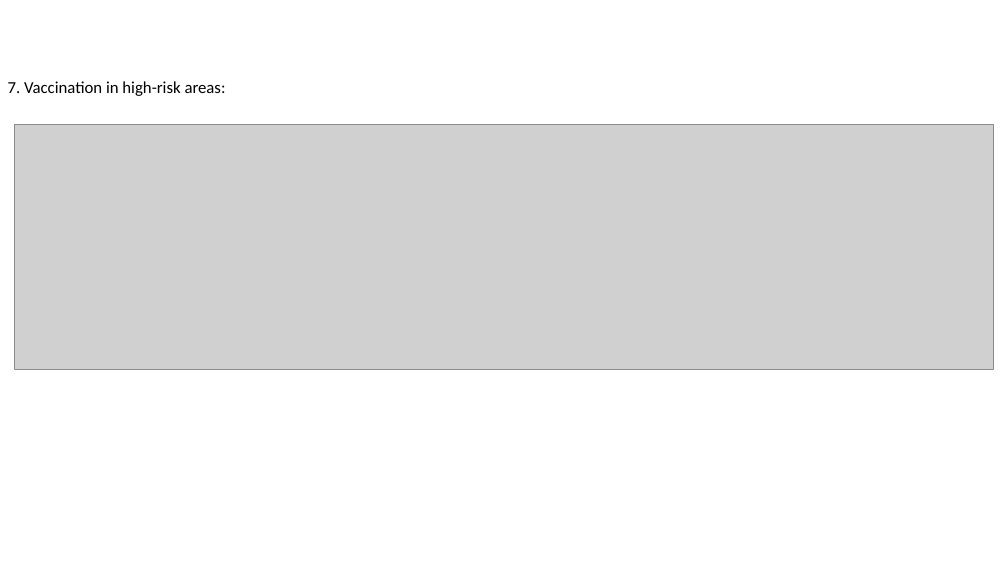
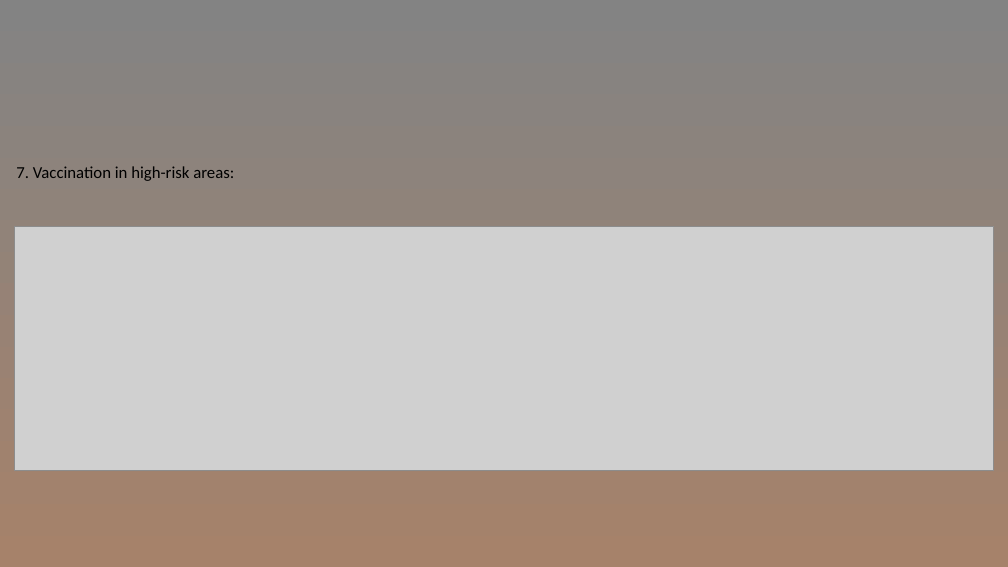
Before and after one commit to ProgrammingWithCybineer/Project_2, a slide deck: slide 10 of Project2T6.pptx (slide 8 before the commit). Drawn at 1008x567 pixels with LibreOffice and Linux fonts; fonts in the diff are those of the drawing; grey boxes stand for pictures. Boxes give left, top, right and bottom in pixels: in the first picture for what was removed or moved away, otherwise in the second. Text is boxed around its words. In the diff, an @@ line names an element or a change of style, - is before the commit and + after.

```diff
--- a/Project2T6.pptx
+++ b/Project2T6.pptx
@@ background #FFFFFF to gradient #A6826A to #838383 @@
@@ subtitle "7. Vaccination in high-risk areas:": place and size @@
-subtitle "7. Vaccination in high-risk areas:" at (8, 81, 226, 96)
+subtitle "7. Vaccination in high-risk areas:" at (16, 166, 234, 181)
@@ picture: place and size @@
-picture at (14, 125, 994, 369)
+picture at (14, 226, 994, 470)
```
Also in this commit, not shown: 9 other slides changed, 1 slide added.
